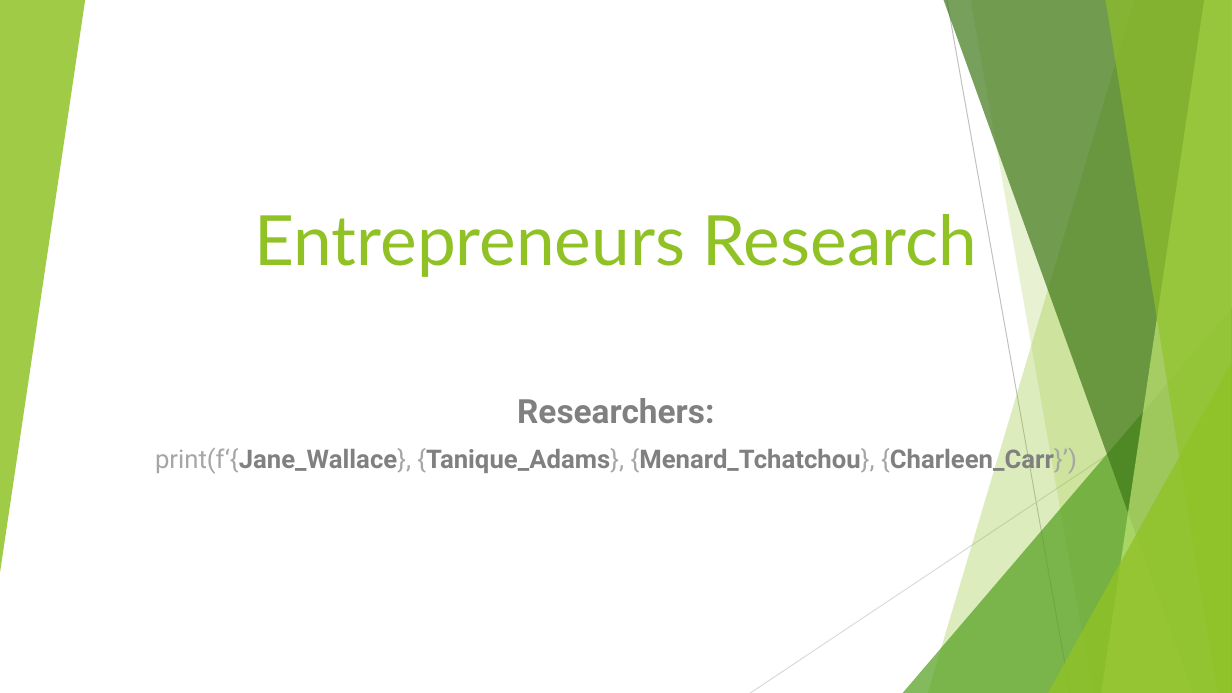
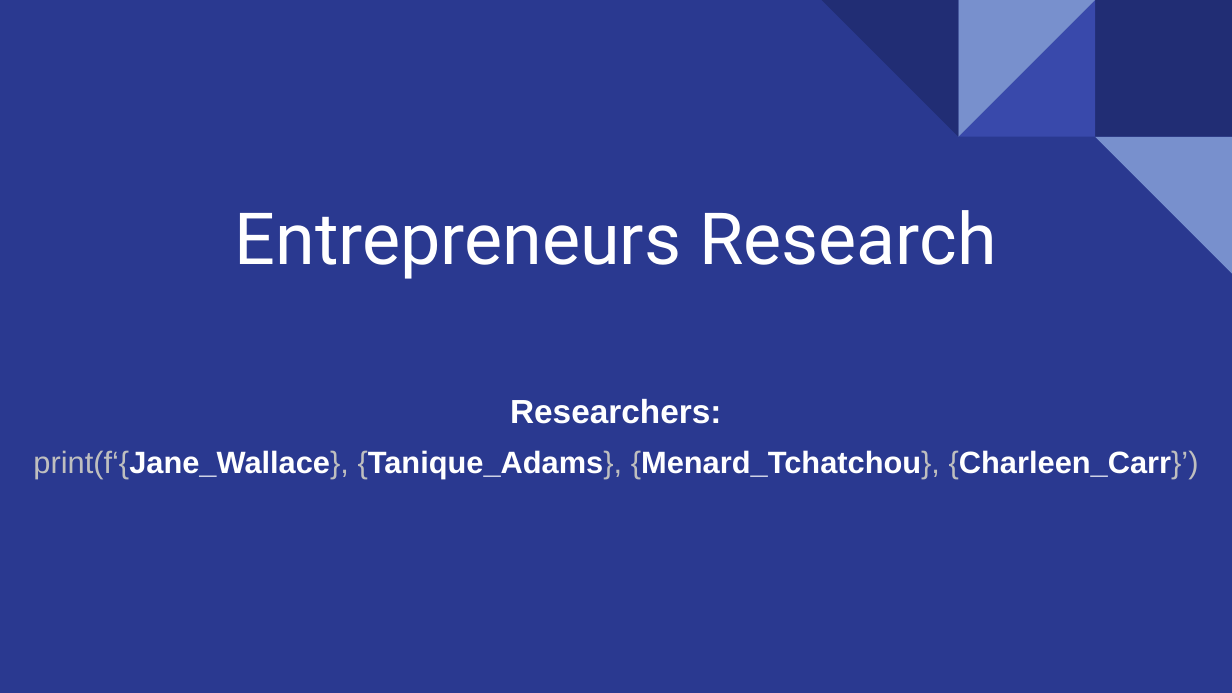
Before and after one commit to Janie228/Entrepreneur_Consultant_1, a slide deck: slide 1 of Doc/Entrepreneurs Research.pptx. Drawn at 1232x693 pixels with LibreOffice and Linux fonts; fonts in the diff are those of the drawing. Boxes give left, top, right and bottom in pixels: in the first picture for what was removed or moved away, otherwise in the second. Text is boxed around its words. In the diff, an @@ line names an element or a change of style, - is before the commit and + after.

```diff
--- a/Doc/Entrepreneurs Research.pptx
+++ b/Doc/Entrepreneurs Research.pptx
@@ background #FFFFFF to #2A3990 @@
@@ group removed at [0, 0, 1232, 693]: 5 freeform shapes, 3 triangles, 2 lines @@
@@ title "Entrepreneurs Research" at [235, 210, 997, 279]: size 54 to 56 pt, font Lato to Roboto, text colour #90C226 to #FFFFFF @@
@@ group added at [822, 0, 1232, 274]: 4 right triangles, 1 rectangle @@
@@ subtitle "Researchers:" at [33, 399, 1199, 479]: font Roboto to Arial; text colour #808080 to #FFFFFF in "Researchers:", "print(f‘{Jane_Wallace}, {Tanique_Adams}, {Menard_Tchatchou}, ..."; size 20 to 24 pt, text colour #A6A6A6 to #BFBFBF in "print(f‘{Jane_Wallace}, {Tanique_Adams}, {Menard_Tchatchou}, ..."; less space between paragraphs @@
```
Also in this commit, not shown: 3 other slides changed, 14 slides added, 7 slides removed, 1 other file.
